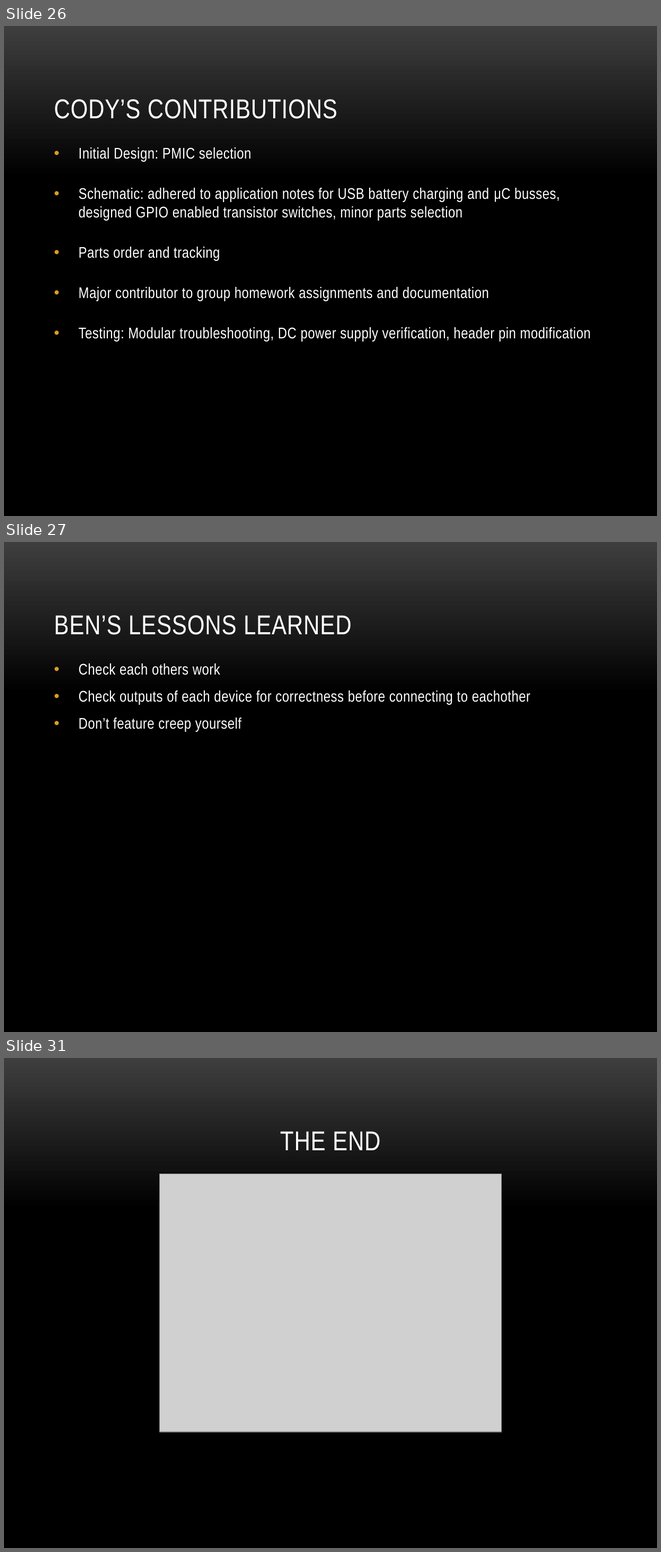
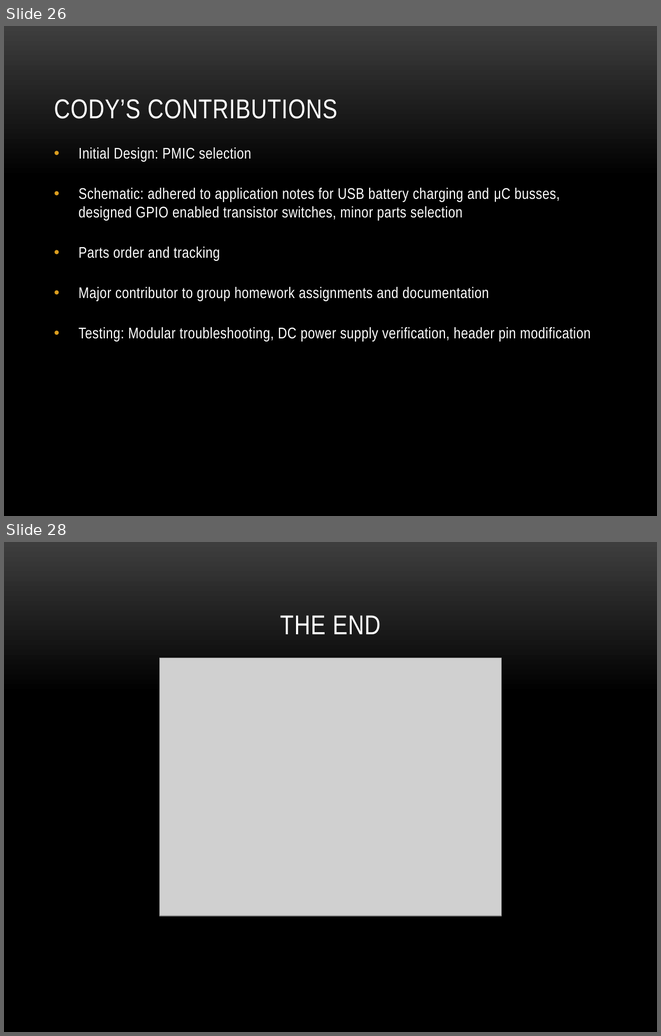
Before and after one commit to dosferatu/electronic-compass, a slide deck: Documentation/Project Documentation/Project Presentation.pptx. Shown one above the other, each under a label of ours: slides 26, 27 and 31 before the commit, slides 26 and 28 after it; the slides between them are not shown. The pictures are 661x1552 and 661x1036 pixels, drawn with LibreOffice and Linux fonts; fonts in the diff are those of the drawing; grey boxes stand for pictures; background and template pictures are left out. Boxes give left, top, right and bottom in pixels: in the first picture for what was removed or moved away, otherwise in the second. Text is boxed around its words. In the diff, an @@ line names an element or a change of style, - is before the commit and + after.

```diff
--- a/Documentation/Project Documentation/Project Presentation.pptx
+++ b/Documentation/Project Documentation/Project Presentation.pptx
@@ slide 27 removed at bbox=[4, 542, 657, 1032], background picture (left out) @@
@@ title removed at bbox=[54, 615, 352, 635] @@
-BEN’S LESSONS LEARNED
@@ text removed at bbox=[79, 663, 530, 732] @@
-• Check each others work
-• Check outputs of each device for correctness before connecting to eachother
-• Don’t feature creep yourself
@@ what was slide 31 is now slide 28 @@
```
Also in this commit, not shown: 1 slide changed, 2 other slides removed, 1 other file.
